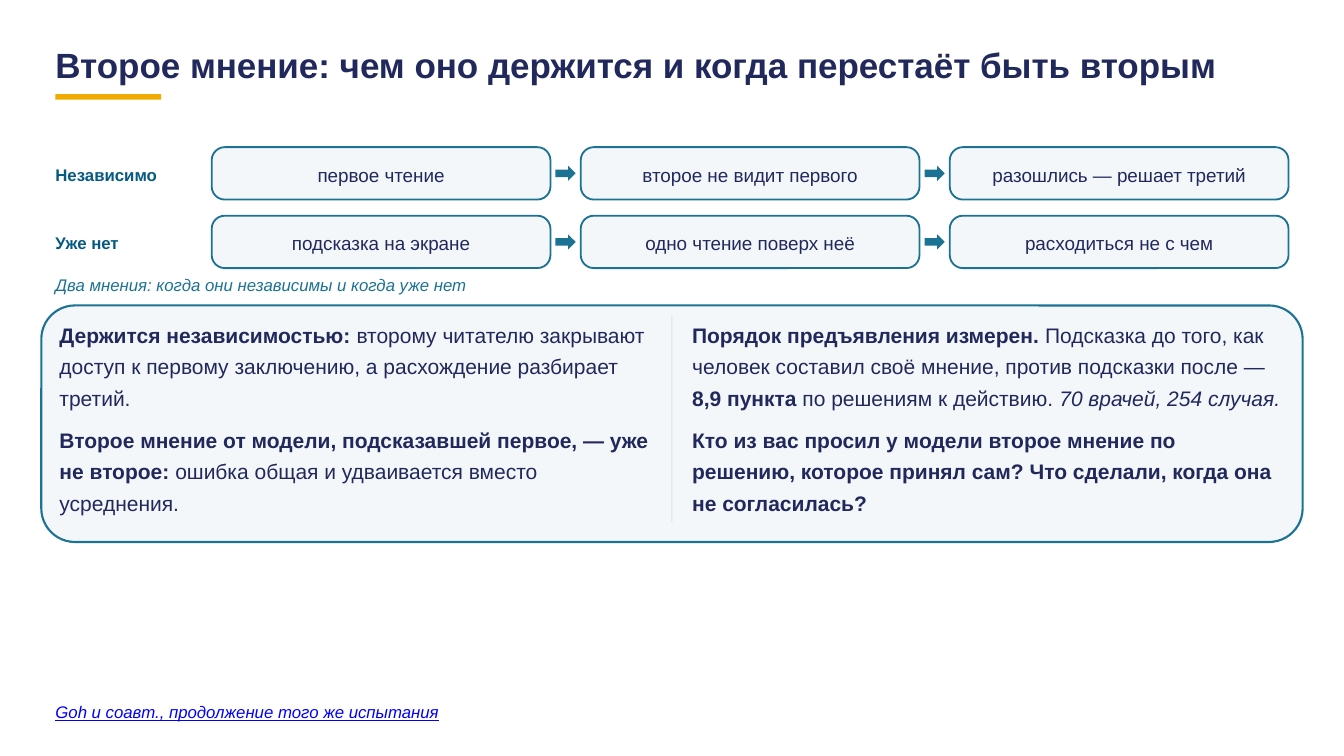
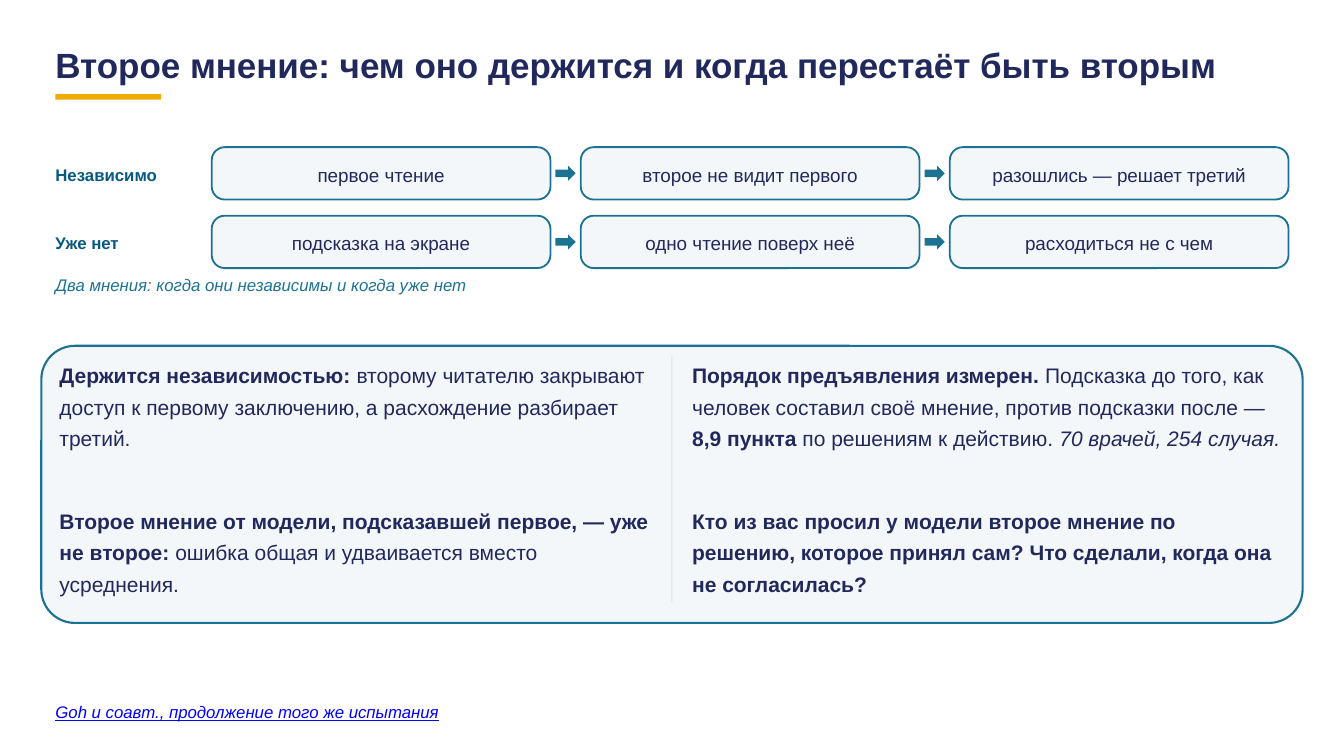
Before and after one commit to tellina-study/AI-usage-lessons, a slide deck: slide 42 of library/lectures/lec-07/rework/deck/lec-07-karkas.pptx. Drawn at 1344x756 pixels with LibreOffice and Linux fonts; fonts in the diff are those of the drawing. Boxes give left, top, right and bottom in pixels: in the first picture for what was removed or moved away, otherwise in the second. Text is boxed around its words. In the diff, an @@ line names an element or a change of style, - is before the commit and + after.

```diff
--- a/library/lectures/lec-07/rework/deck/lec-07-karkas.pptx
+++ b/library/lectures/lec-07/rework/deck/lec-07-karkas.pptx
@@ rounded rectangle: place and size @@
-rounded rectangle at [41,306,1303,542]
+rounded rectangle at [41,346,1303,623]
@@ rounded rectangle at [41,346,1303,623]: proportions changed @@
@@ text "Держится независимостью: второму читателю закрывают ...": place and size @@
-text "Держится независимостью: второму читателю закрывают ..." at [59,328,648,516]
+text "Держится независимостью: второму читателю закрывают ..." at [59,368,648,597]
@@ rectangle: place and size @@
-rectangle at [671,316,673,522]
+rectangle at [671,356,673,603]
@@ text "Порядок предъявления измерен. Подсказка до ...": place and size @@
-text "Порядок предъявления измерен. Подсказка до ..." at [692,328,1280,511]
+text "Порядок предъявления измерен. Подсказка до ..." at [692,368,1280,592]
@@ text at [59,513,648,597]: more space between paragraphs @@
@@ text at [692,514,1271,592]: more space between paragraphs @@
```
Also in this commit, not shown: 49 other slides changed, 45 other files.
